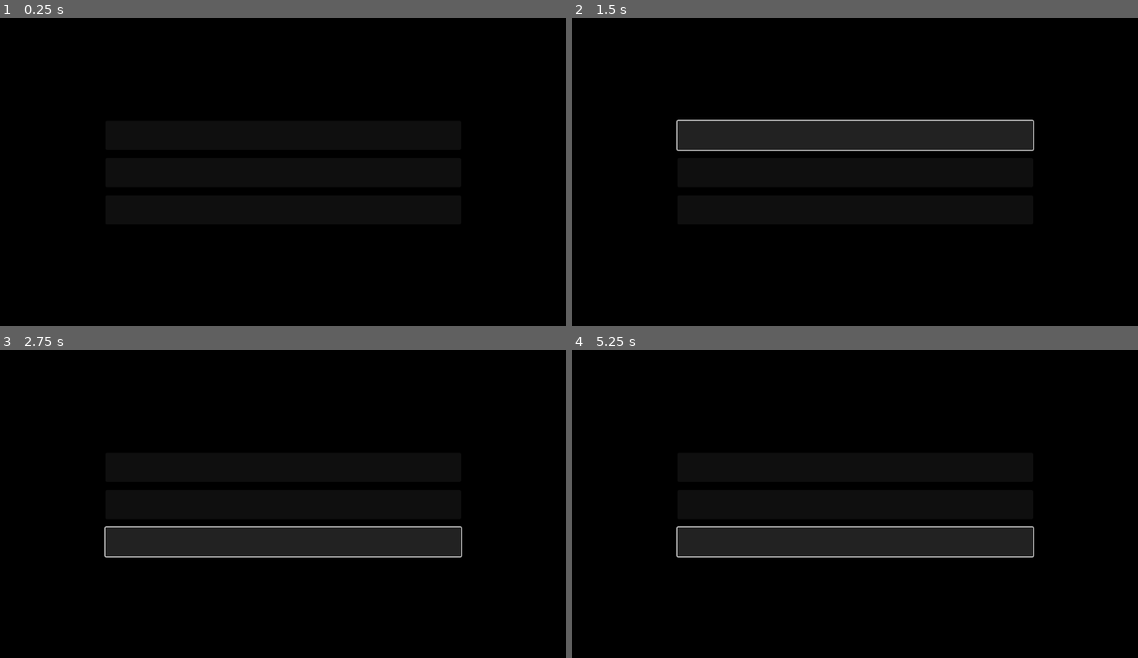
Above: before the commit, frames 1-4 (two rows, left to right).
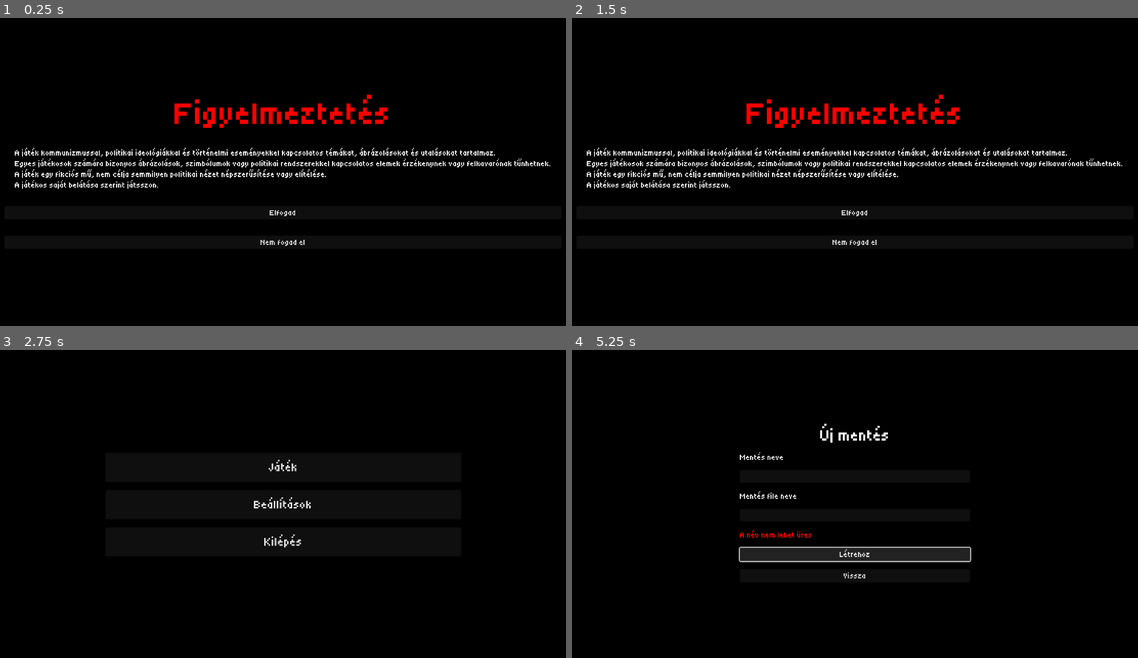
Above: after the commit, the same moments.

Repository: szsolt0/SzakGyak
Game: Godot game, scene res://scenes/menu/main_menu.tscn
Two runs of this game, one before a commit and one after it. Both use one fixed random seed, a clock stepped at 60 frames per second and the inputs below.
Inputs (mouse positions are in pixels of both pictures, inside the frame that each line leads up to):
- Up to frame 1 (0.25 s): no input
- Up to frame 2 (1.5 s): click (855, 135) at 0.52 s; click (855, 135) at 1.27 s
- Up to frame 3 (2.75 s): click (283, 544) at 2 s, where only the run after the commit has a clickable "Elfogad"
- Up to frame 4 (5.25 s): click (855, 467) at 2.75 s; click (855, 630) at 3.5 s, where only the run after the commit has a clickable "Új mentés"; click (855, 645) at 4.25 s, where only the run after the commit has a clickable "Vissza"; click (855, 553) at 5 s, where only the run after the commit has a clickable "Létrehoz"

The runs differ from the first frame. In frame 1, 3.7% of the frame differs, in the area x 2-98%, y 24-75%; in frame 2, 9.9%; in frame 3, 1.0%; in frame 4, 6.5%.
Error before the commit: Parse Error: Identifier "BgMusic" not declared in the current scope. (res://scenes/menu/main_menu.gd:19)

Commit message:
miscelanous changes

Diff:
--- a/project.godot
+++ b/project.godot
@@ -19,6 +19,7 @@
 
 GameSettings="*res://scripts/game_settings.gd"
 SaveManager="*res://scripts/save_manager.gd"
+BgMusic="*res://scripts/bg_music.gd"
 
 [editor_plugins]
 
--- a/scenes/ui/ui.tscn
+++ b/scenes/ui/ui.tscn
@@ -16,6 +16,7 @@
 grow_vertical = 2
 size_flags_horizontal = 0
 size_flags_vertical = 4
+focus_mode = 0
 
 [node name="Right" type="Button" parent="."]
 anchors_preset = 6
@@ -31,3 +32,4 @@
 grow_vertical = 2
 size_flags_horizontal = 0
 size_flags_vertical = 4
+focus_mode = 0
--- /dev/null
+++ b/scripts/bg_music.gd
@@ -0,0 +1,32 @@
+extends Node
+
+@onready var bgm_player: AudioStreamPlayer
+@onready var current_bgm: StringName = &""
+
+func _ready() -> void:
+	bgm_player = AudioStreamPlayer.new()
+	bgm_player.autoplay = false
+	bgm_player.bus = &"Music"
+	add_child(bgm_player)
+	bgm_player.finished.connect(_finished)
+
+func play(name: StringName) -> void:
+	# don't do anything if the correct music already plays
+	if name == current_bgm:
+		return
+
+	current_bgm = name
+	var path := &"res://assets/audio/%s.wav" % name
+	var stream := load(path) as AudioStream
+
+	bgm_player.stream = stream
+	bgm_player.play()
+
+func clear() -> void:
+	current_bgm = &""
+	bgm_player.stop()
+	bgm_player.stream = null
+
+func _finished() -> void:
+	if not current_bgm.is_empty():
+		bgm_player.play()
--- a/scripts/game_settings.gd
+++ b/scripts/game_settings.gd
@@ -204,7 +204,8 @@
 	&"TextEdit",
 	&"CheckBox",
 	&"OptionButton",
-	&"RichTextLabel"
+	&"RichTextLabel",
+	&"ProgressBar",
 ]
 
 func _set_font(path: String) -> void:
Not shown, added: scripts/bg_music.gd.uid
